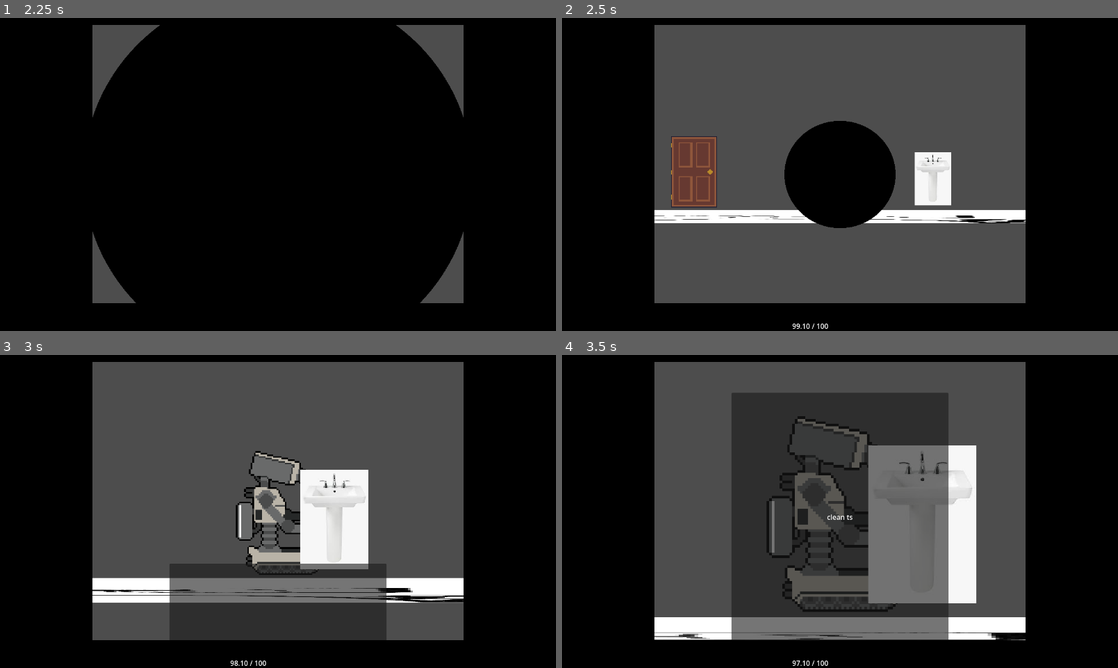
Above: before the commit, frames 1-4 (two rows, left to right).
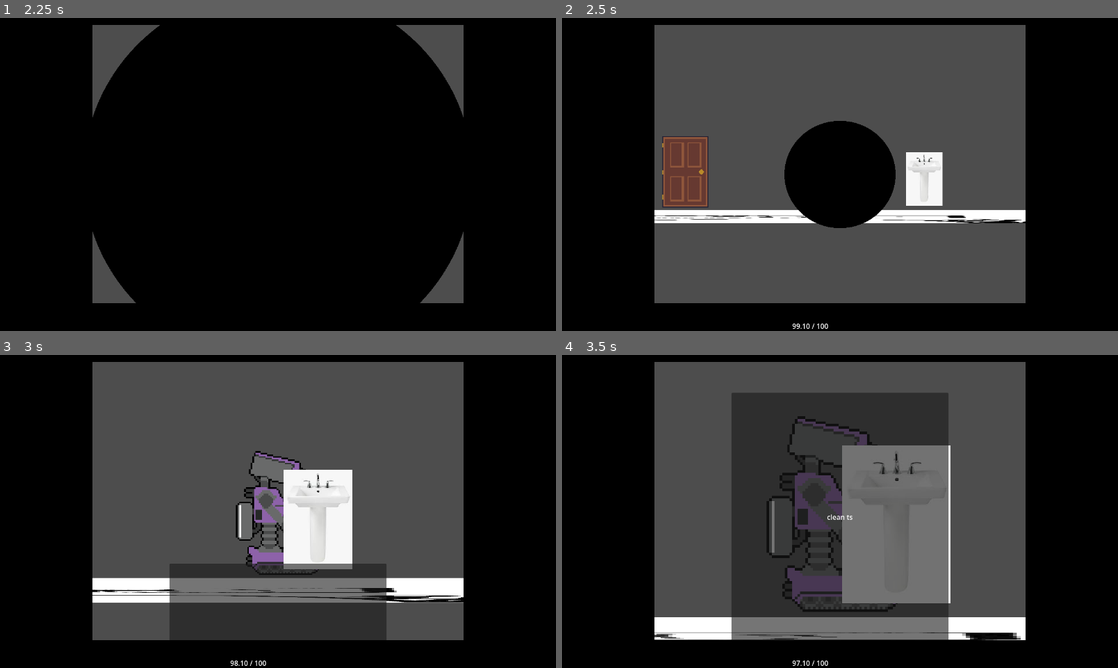
Above: after the commit, the same moments.

Repository: leorCD/Cleaning-Robot
Game: Godot game, scene res://scenes/main menu.tscn
The game is run twice, just before and just after one commit, with the same random seed, the same clock (stepped at 60 frames per second) and the same inputs.
Inputs:
- Up to frame 1 (2.25 s): click "play" at 0.5 s; click "play" at 1.25 s; tap Enter at 2 s; hold D (right) from 2.03 s (still down); hold Space (spacebar) from 2.03 s (still down)
- Up to frame 2 (2.5 s): keep holding D (right); keep holding Space (spacebar); tap W (up) at 2.27 s
- Up to frame 3 (3 s): keep holding D (right); release Space (spacebar) at 2.78 s; tap Space (spacebar) at 2.85 s
- Up to frame 4 (3.5 s): keep holding D (right); tap W (up) at 3.02 s

Frame 1 is identical in both runs. In frame 2, 2.5% of the frame differs, in the area x 16-84%, y 37-66%; in frame 3, 3.7%; in frame 4, 6.8%, in the area x 16-84%, y 20-92%.

Commit message:
Randomized bot colors on every player scene load
Bot now has a random body color each time the player loads in

Diff:
--- a/global/sceneTransition.tscn
+++ b/global/sceneTransition.tscn
@@ -1,6 +1,6 @@
 [gd_scene format=3 uid="uid://dirks0m1ngtdm"]
 
-[ext_resource type="Shader" uid="uid://cacjwq6d4pdvc" path="res://shaders/circle fade.gdshader" id="1_8yd64"]
+[ext_resource type="Shader" uid="uid://cacjwq6d4pdvc" path="res://shaders/circle_transition.gdshader" id="1_8yd64"]
 [ext_resource type="Script" uid="uid://cejwpup611wer" path="res://global/scene_transition.gd" id="1_gfr0b"]
 
 [sub_resource type="Animation" id="Animation_12vek"]
--- a/player/player.gd
+++ b/player/player.gd
@@ -15,6 +15,19 @@
 var reaching : bool = false
 var alive : bool = true
 var freezeMovement : bool = false
+
+
+
+func _ready() -> void:
+	randomize() # essentially resets the generator seed, otherwise randf would give the same random number every time
+
+	var h = randf()                     # any hue
+	var s = randf_range(0.4, 0.8)       # avoid gray (0.0) or neon (1.0)
+	var v = randf_range(0.5, 0.9)       # avoid too dark (0.0) and too bright (1.0)
+	var hsvColor = Color.from_hsv(h, s, v)
+
+	var colorShader : ShaderMaterial = sprite.material
+	colorShader.set_shader_parameter("newColor", hsvColor)
 
 func _physics_process(delta: float) -> void:
 	if (not alive):
--- a/player/player.tscn
+++ b/player/player.tscn
@@ -1,6 +1,7 @@
 [gd_scene format=3 uid="uid://dfayqmttyqmjf"]
 
 [ext_resource type="Script" uid="uid://ciddnfa6xo1sh" path="res://player/player.gd" id="1_rkbax"]
+[ext_resource type="Shader" uid="uid://c1svveuntwhts" path="res://shaders/bot_coloration.gdshader" id="2_hg6s5"]
 [ext_resource type="Texture2D" uid="uid://b8fhbp08e6q6d" path="res://player/RoombaS.png" id="2_qjkh3"]
 [ext_resource type="Script" uid="uid://bbb5iqjvy5g8c" path="res://player/modules/interact_module.gd" id="3_g1dw6"]
 [ext_resource type="Script" uid="uid://bk30v3cqra17j" path="res://player/modules/battery_module.gd" id="3_qjkh3"]
@@ -8,6 +9,12 @@
 [ext_resource type="Texture2D" uid="uid://dbdh2ygijrccc" path="res://player/RoombaF.png" id="6_g6k8r"]
 [ext_resource type="Script" uid="uid://crh2i3ux772w2" path="res://player/player_animator.gd" id="7_boad6"]
 [ext_resource type="Texture2D" uid="uid://dcw5aenhv68b8" path="res://player/RoombaB.png" id="7_rgyib"]
+
+[sub_resource type="ShaderMaterial" id="ShaderMaterial_8t03j"]
+shader = ExtResource("2_hg6s5")
+shader_parameter/newColor = Color(0.7254902, 0.7019608, 0.654902, 1)
+shader_parameter/targetColor = Color(0.7254902, 0.7019608, 0.654902, 1)
+shader_parameter/roughness = 0.01
 
 [sub_resource type="RectangleShape2D" id="RectangleShape2D_rkbax"]
 size = Vector2(52, 76)
@@ -129,11 +136,12 @@
 position_smoothing_speed = 10.0
 
 [node name="Sprite2D" type="Sprite2D" parent="." unique_id=1727710888]
+material = SubResource("ShaderMaterial_8t03j")
 texture = ExtResource("2_qjkh3")
 
 [node name="CollisionShape2D" type="CollisionShape2D" parent="." unique_id=1929782218]
 shape = SubResource("RectangleShape2D_rkbax")
-debug_color = Color(0.79607844, 0, 0.15294118, 0)
+debug_color = Color(1, 0, 0.15294118, 0)
 
 [node name="BatteryModule" type="Node2D" parent="." unique_id=435266191 node_paths=PackedStringArray("batteryLabel")]
 script = ExtResource("3_qjkh3")
@@ -146,6 +154,7 @@
 
 [node name="CollisionShape2D" type="CollisionShape2D" parent="InteractModule" unique_id=2057291534]
 shape = SubResource("RectangleShape2D_yw30f")
+debug_color = Color(0.36078432, 1, 0.2627451, 0)
 
 [node name="TaskLayer" type="CanvasLayer" parent="InteractModule" unique_id=2113358428]
 
--- a/scenes/level1.tscn
+++ b/scenes/level1.tscn
@@ -12,8 +12,8 @@
 
 [node name="Level1" type="Node2D" unique_id=2091779854]
 
-[node name="CharacterBody2D" parent="." unique_id=1653520843 instance=ExtResource("1_g2h75")]
-position = Vector2(-2, 58)
+[node name="CharacterBody2D4" parent="." unique_id=577084683 instance=ExtResource("1_g2h75")]
+position = Vector2(8, -43)
 
 [node name="Interactables" type="Node" parent="." unique_id=652479531]
 
--- /dev/null
+++ b/shaders/bot_coloration.gdshader
@@ -0,0 +1,19 @@
+shader_type canvas_item;
+
+uniform vec4 newColor : source_color; // color to replace with
+uniform vec4 targetColor : source_color; // color you wanna replace
+uniform float roughness : hint_range(0.0, 1.0, 0.01) = 0.01; // how close the color match can be
+
+void fragment() {
+	// Called for every pixel the material is visible on.
+	vec4 originalColor = texture(TEXTURE, UV);
+
+	float dist = distance(originalColor.rgb, targetColor.rgb);
+
+	if (dist < roughness){ // if within range, replace color with new color
+		COLOR = vec4(newColor.rgb, originalColor.a);
+	} else{ // otherwise, just leave that pixel
+		COLOR = originalColor;
+	}
+
+}
Not shown, added: shaders/bot_coloration.gdshader.uid
Renamed: shaders/circle fade.gdshader -> shaders/circle_transition.gdshader
Renamed: shaders/circle fade.gdshader.uid -> shaders/circle_transition.gdshader.uid
